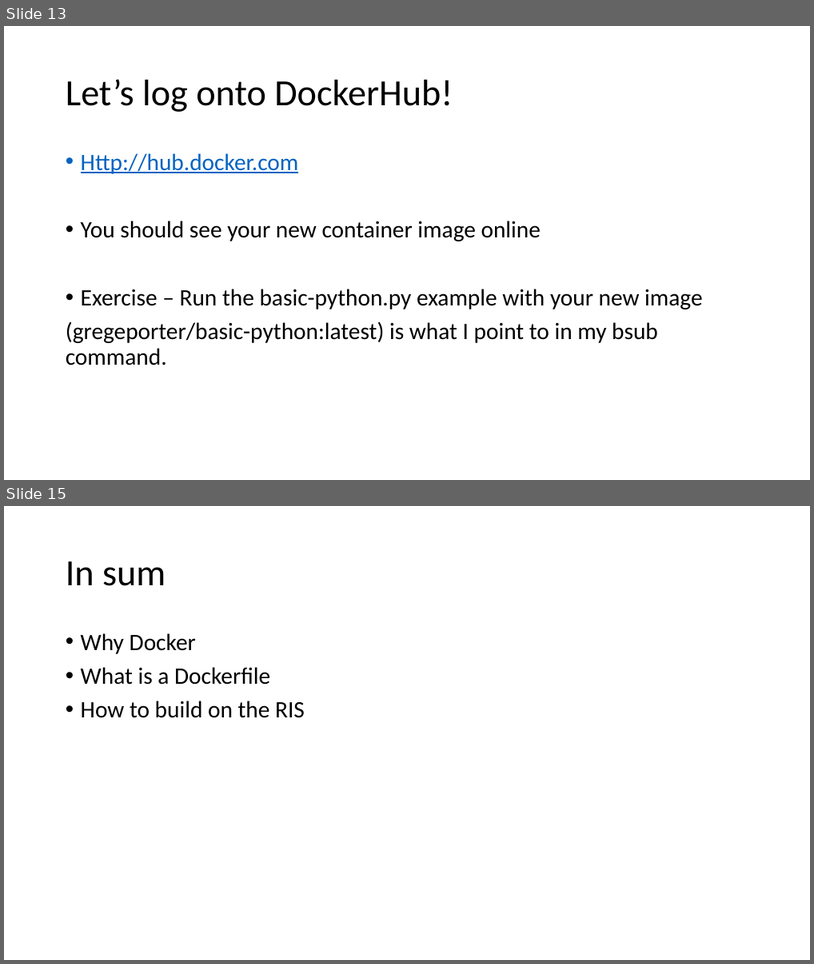
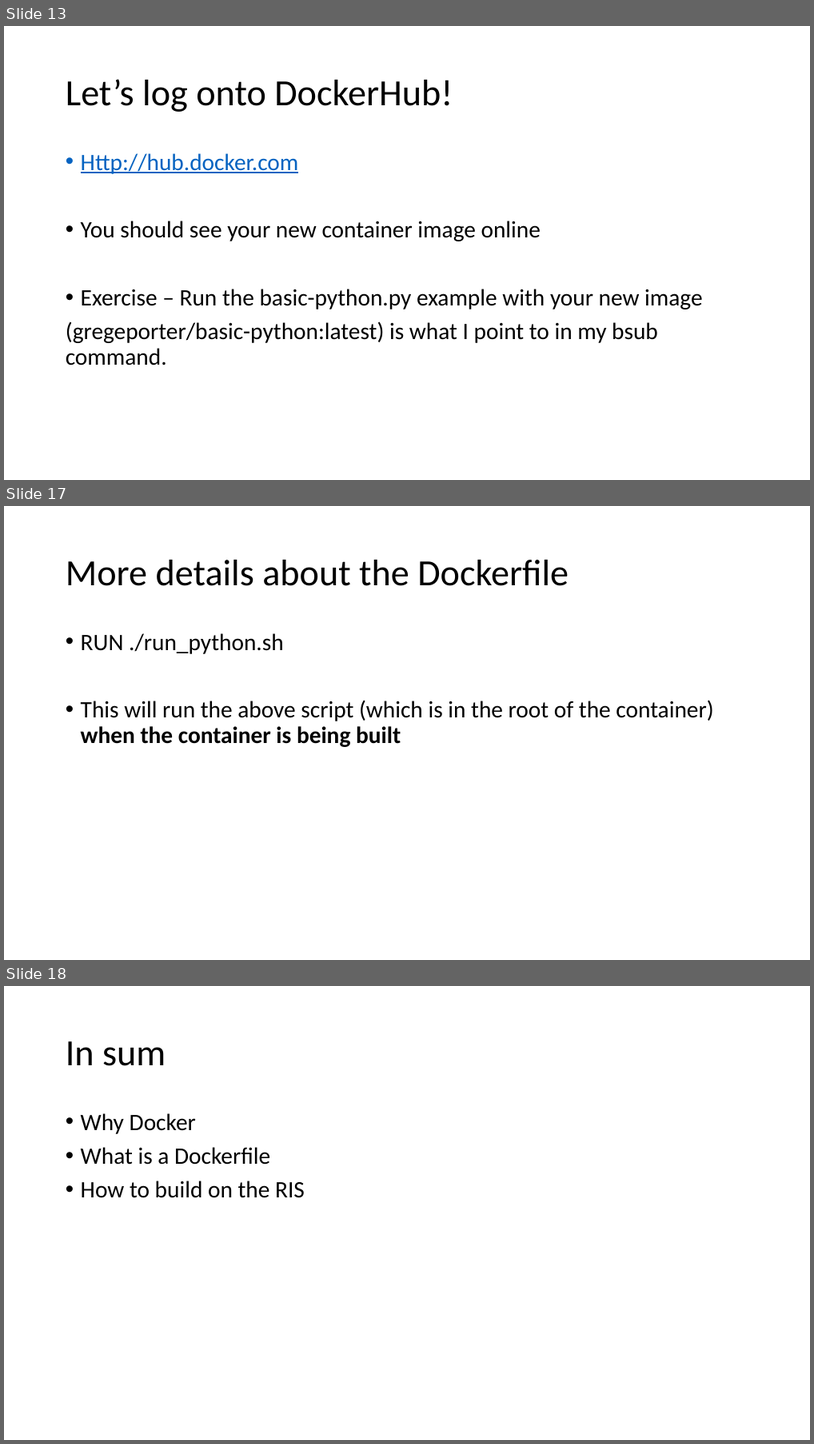
Before and after one commit to GregePorter/RIS-quickstart, a slide deck: slides/triads-ris-workshop-day-3.pptx. Shown one above the other, each under a label of ours: slides 13 and 15 before the commit, slides 13, 17 and 18 after it; the slides between them are not shown. The pictures are 814x964 and 814x1444 pixels, drawn with LibreOffice and Linux fonts; fonts in the diff are those of the drawing. Boxes give left, top, right and bottom in pixels: in the first picture for what was removed or moved away, otherwise in the second. Text is boxed around its words. In the diff, an @@ line names an element or a change of style, - is before the commit and + after.

Commit message:
Updated slides and docker files

```diff
--- a/slides/triads-ris-workshop-day-3.pptx
+++ b/slides/triads-ris-workshop-day-3.pptx
@@ slide 17 added at (4,506,810,960), background #FFFFFF @@
@@ title added at (66,560,569,586), 44 pt, text #000000 @@
+More details about the Dockerfile
@@ text added at (81,633,714,747), 28 pt, text #000000 @@
+• RUN ./run_python.sh
+• This will run the above script (which is in the root of the container) when the container is being built
@@ what was slide 15 is now slide 18 @@
```
Also in this commit, not shown: 1 slide changed, 2 other slides added, 7 other files.
